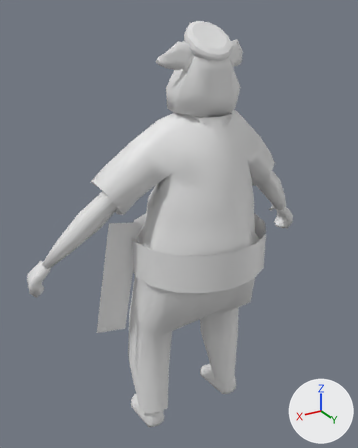
What one commit did to the FBX model cookies/Assets/Models/Characters/cop.FBX.
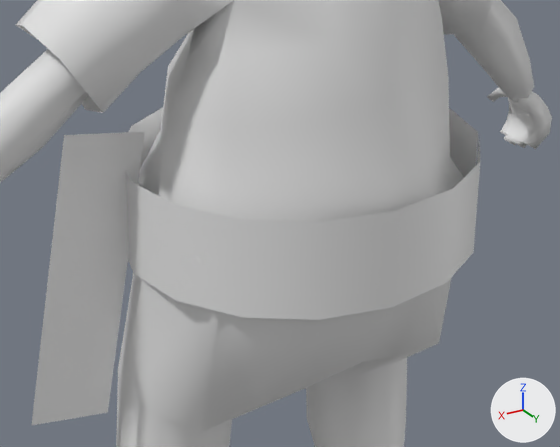
The first picture shows the older version from a camera (50 mm lens) standing at (0.517, 0.805, 0.883) and looking at (0.013, -0.035, 0.463). The close-ups show both versions on the part from 24% to 83% of the width and 38% to 76% of the height of that picture; other places that the commit changed are outside them. Every picture has the same lights, and +X, +Y and +Z are marked at lower right. Materials are left out; every surface is plain grey. Where no turn or scale is listed for an object, it has been applied to the vertices.

The first close-up shows 'cop_body'.
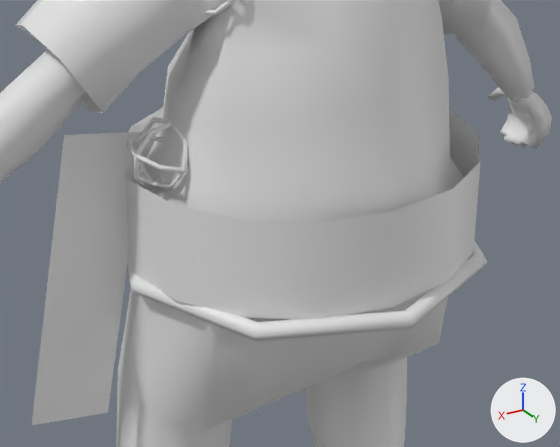
The newer file is also turned or shifted as a whole; pictures and numbers use the older file's frame.

Location of each change, [x1, y1, x2, y2] in pixels of the close-ups (560 x 447 px):
'cop_main_controller.001', added: after [128, 241, 487, 341]
'cop_left_forearm', added: after [126, 117, 189, 190]
'cop_left_bicep', added: after [206, 0, 241, 15]

The change, as a diff of the scene's bpy script:
```diff
--- a/cookies/Assets/Models/Characters/cop.FBX.py
+++ b/cookies/Assets/Models/Characters/cop.FBX.py
@@ me_mesh_009 @@
+me_mesh_009.from_pydata(...)  # 143 vertices, 144 faces; spans x -0.0265..0.0265, y -0.027..0.027, z -0.0267..0.0267
@@ me_mesh_002_1 @@
+me_mesh_002_1.from_pydata(...)  # a torus around z (ring radius 0.147, tube radius 0.007) spanning x -0.154..0.154, y -0.154..0.154, z -0.006..0.006
@@ me_mesh_008 @@
+me_mesh_008.from_pydata(...)  # 143 vertices, 144 faces; spans x -0.0276..0.0276, y -0.0269..0.0269, z -0.0272..0.0272
@@ ob_cop_left_forearm @@
+ob_cop_left_forearm = bpy.data.objects.new('cop_left_forearm', me_mesh_009)
+ob_cop_left_forearm.location = (0.113, 0.004, 0.485)
@@ ob_cop_main_controller_001 @@
+ob_cop_main_controller_001 = bpy.data.objects.new('cop_main_controller.001', me_mesh_002_1)
+ob_cop_main_controller_001.location = (-0.013, 0.0, 0.377)
@@ ob_cop_left_bicep @@
+ob_cop_left_bicep = bpy.data.objects.new('cop_left_bicep', me_mesh_008)
+ob_cop_left_bicep.location = (0.082, 0.031, 0.621)
```
